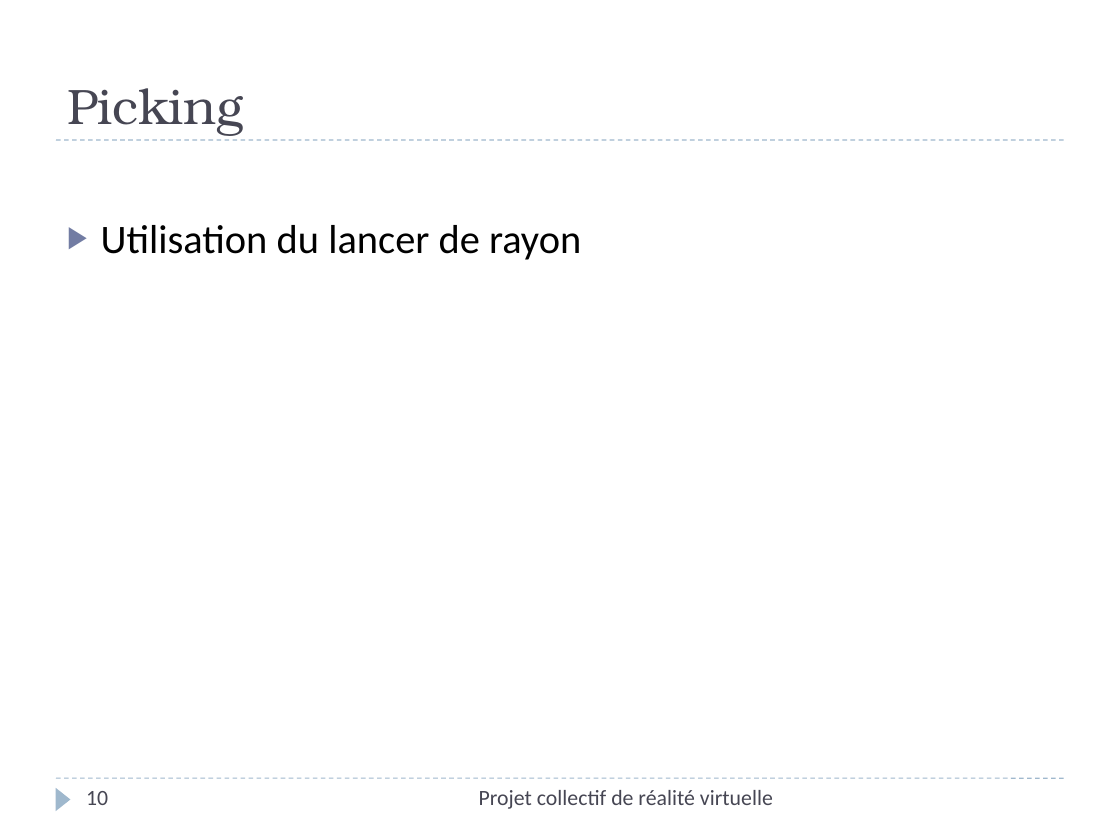
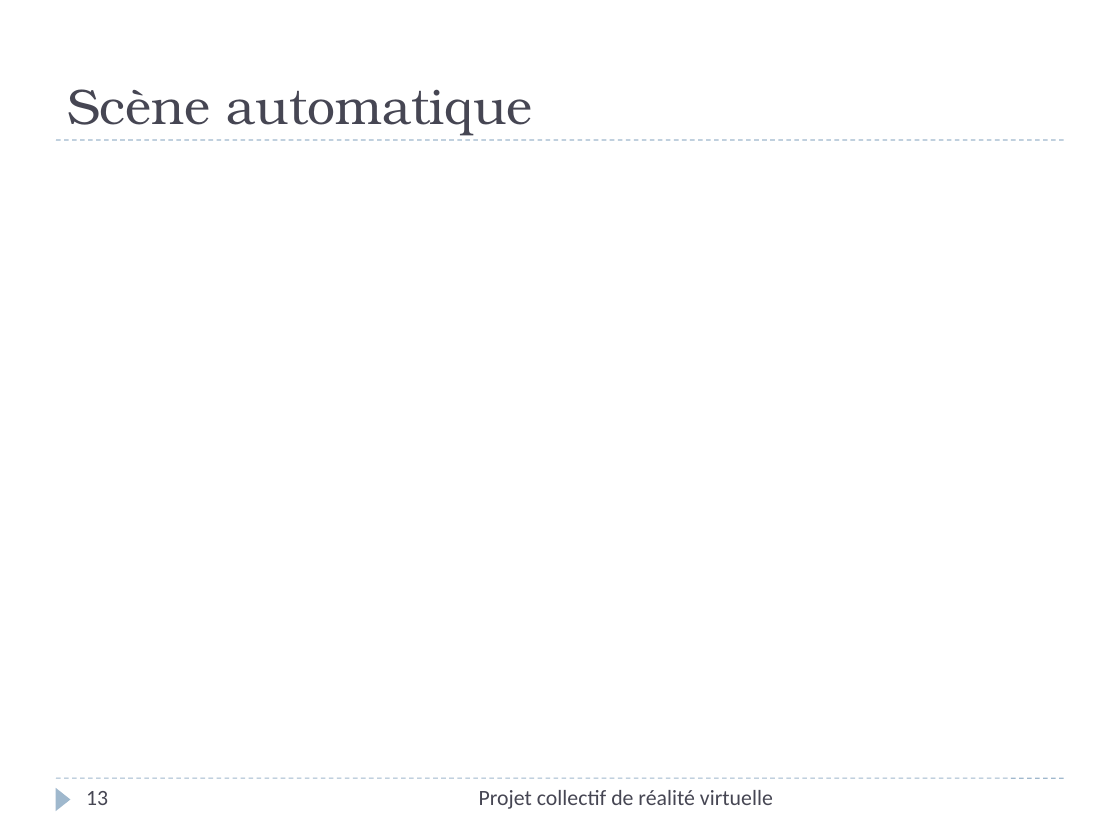
Before and after one commit to Cepheus/Short-Story, a slide deck: slide 13 of Presentation/Présentation.pptx (slide 10 before the commit). Drawn at 1120x840 pixels with LibreOffice and Linux fonts; fonts in the diff are those of the drawing. Boxes give left, top, right and bottom in pixels: in the first picture for what was removed or moved away, otherwise in the second. Text is boxed around its words. In the diff, an @@ line names an element or a change of style, - is before the commit and + after.

```diff
--- a/Presentation/Présentation.pptx
+++ b/Presentation/Présentation.pptx
@@ title at bbox=[67, 89, 532, 136]: text changed @@
-Picking
+Scène automatique
@@ text removed at bbox=[101, 225, 581, 260] @@
-▶ Utilisation du lancer de rayon
@@ page number at bbox=[86, 791, 108, 805]: text changed @@
-10
+13
```
Also in this commit, not shown: 2 other slides changed.
